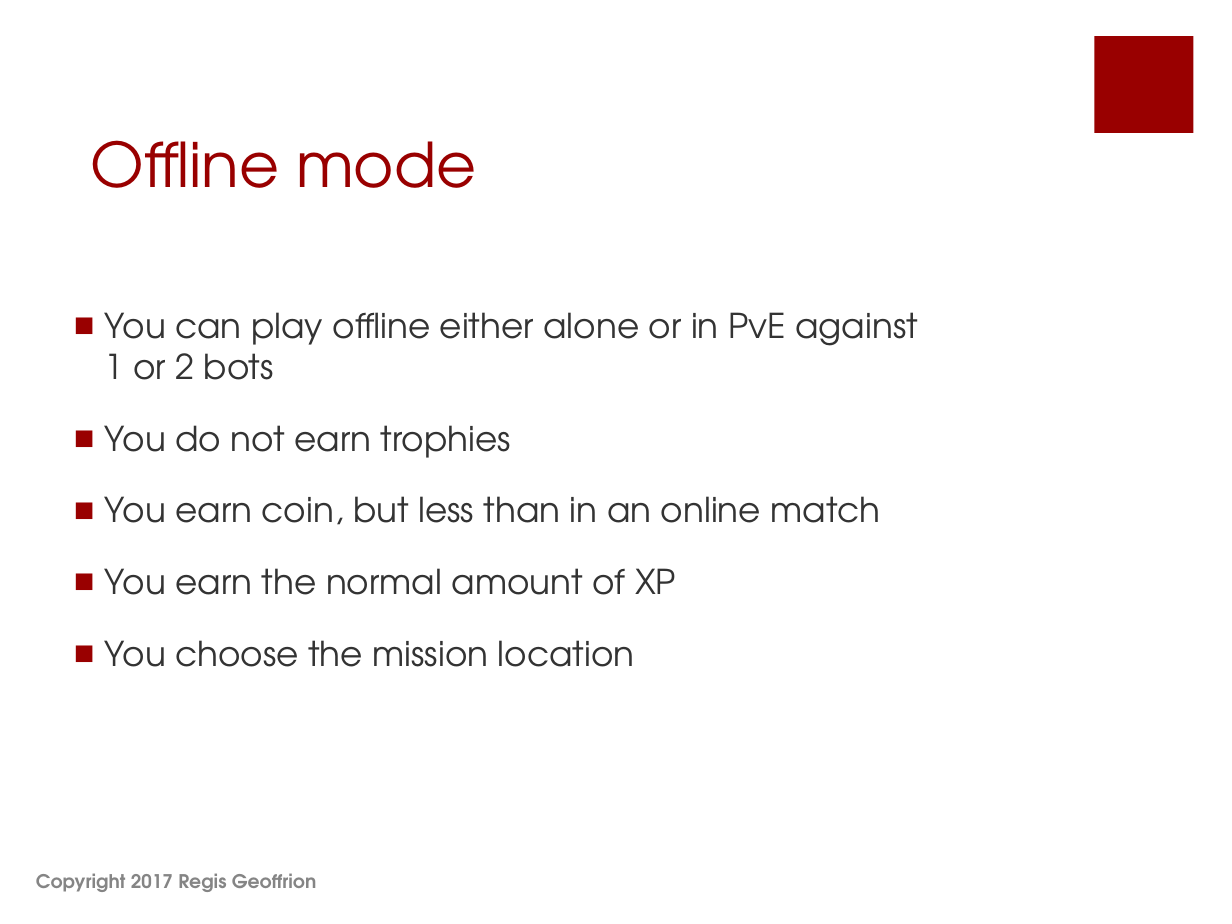
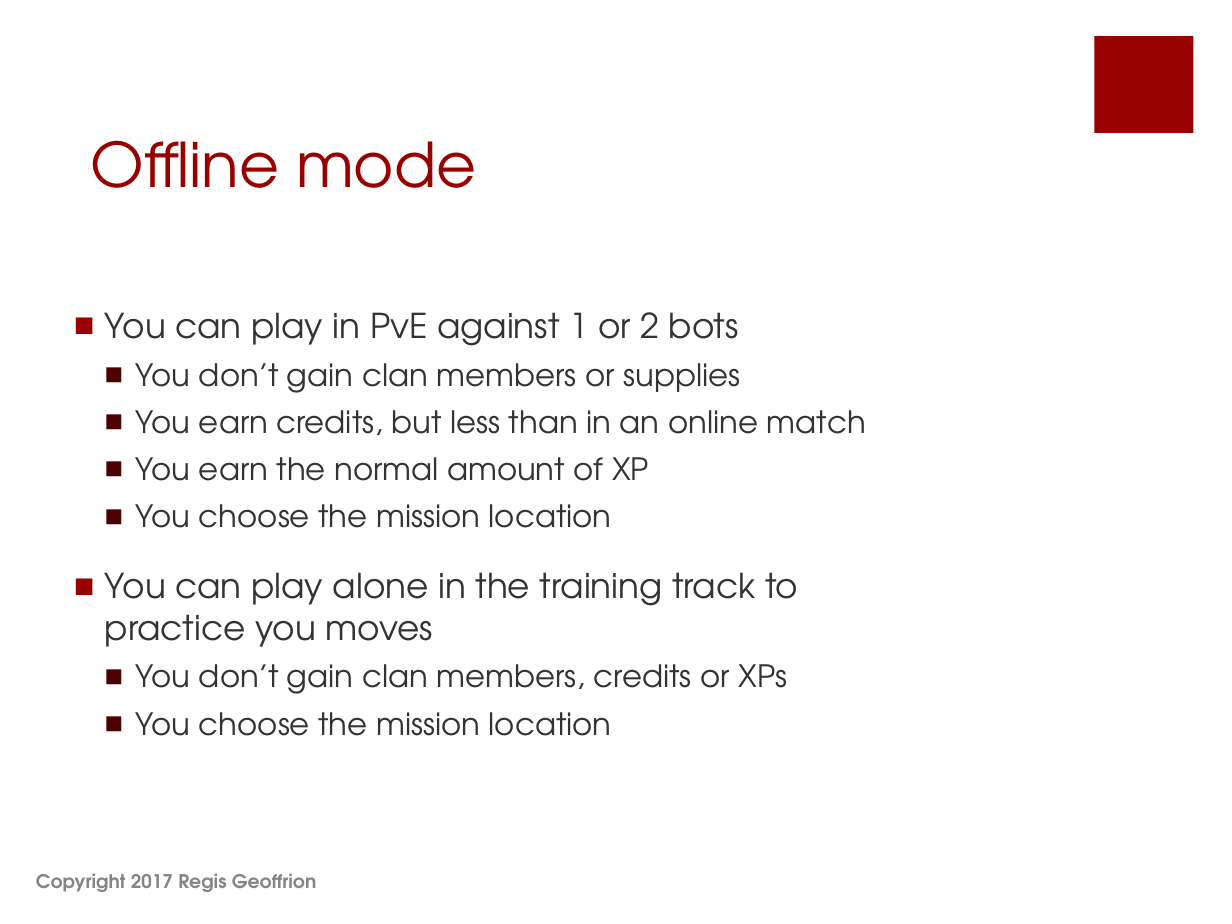
Before and after one commit to shahbazGamedev/Hero-s-Run, a slide deck: slide 48 of Documents/Earth Alone.pptx. Drawn at 1232x924 pixels with LibreOffice and Linux fonts; fonts in the diff are those of the drawing. Boxes give left, top, right and bottom in pixels: in the first picture for what was removed or moved away, otherwise in the second. Text is boxed around its words. In the diff, an @@ line names an element or a change of style, - is before the commit and + after.

Commit message:
Earth Alone - v1.5 tweaks on what you earn in offline

```diff
--- a/Documents/Earth Alone.pptx
+++ b/Documents/Earth Alone.pptx
@@ text at <box>105,312,866,435</box>: text changed; size 20 to 18 pt @@
-■ You can play offline either alone or in PvE against 1 or 2 bots
-■ You do not earn trophies
-■ You earn coin, but less than in an online match
+■ You can play in PvE against 1 or 2 bots
+  ■ You don’t gain clan members or supplies
+  ■ You earn credits, but less than in an online match
@@ text at <box>136,457,649,528</box>: size 20 to 18 pt in "You earn the normal amount of XP", "You choose the mission location"; list level 1 to 2 in "You earn the normal amount ..."; bullet colour #990000 to #4C0000; list level 1 to 2 in "You choose the mission location" @@
@@ text at <box>105,572,798,736</box>: paragraphs added @@
+■ You can play alone in the training track to practice you moves
+  ■ You don’t gain clan members, credits or XPs
+  ■ You choose the mission location
```
Also in this commit, not shown: 1 other slide changed.
